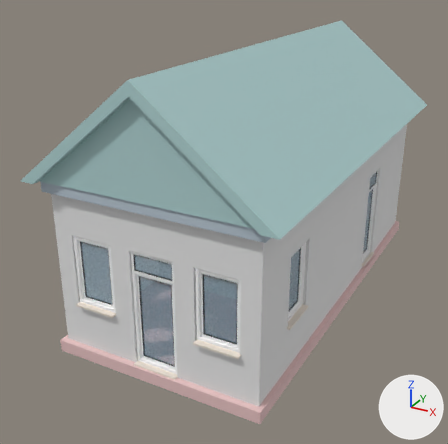
Renders of the COLLADA model ghetto-house.dae from each side of a commit.
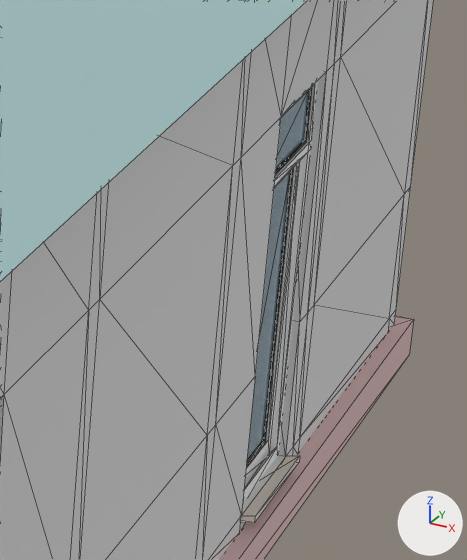
Old and new are each drawn whole from a camera (50 mm lens) standing at (5.54, -11.73, 7.16) and looking at (-0.5, -0.73, 1.67) and again close up on the part from 69% to 92% of the width and 34% to 62% of the height. The lights are fixed; the arrows at lower right show +X, +Y and +Z. The close-ups show mesh edges as thin lines. Where no turn or scale is listed for an object, it has been applied to the vertices.

In view in the first close-up: 'door2', 'house-base-col', 'house-roof-col', 'house-walls-col'.
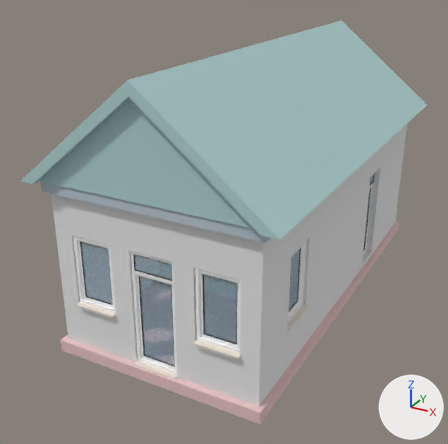
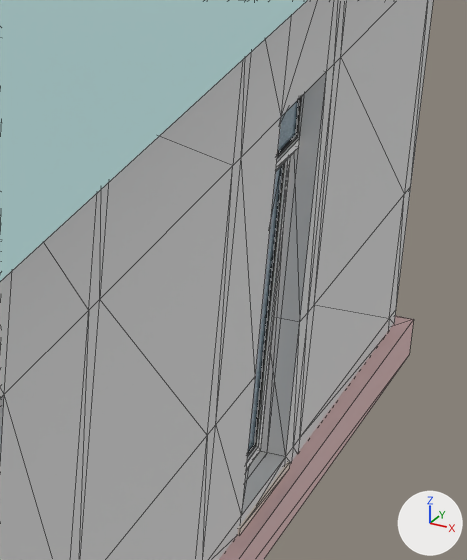
Diff of the bpy script that builds the scene:
```diff
--- a/ghetto-house.dae.py
+++ b/ghetto-house.dae.py
@@ me_window_009 @@
 # used by ob_door2; location = (2.021, 1.709, 0.22)
-me_window_009.from_pydata(...)  # 104 vertices, 168 faces; spans x -0.14..0.14, y -0.37..0.43, z 0.0..2.27
+me_window_009.from_pydata(...)  # 40 vertices, 60 faces; spans x -0.07..-0.01, y -0.38..0.4, z 0.08..1.85
+# me_window_009 part 1: the loose piece of 32 vertices spanning x -0.03..0.03, y -0.37..0.43, z 0.04..2.27 is rebuilt with 16 vertices and now spans x -0.07..-0.01, y -0.38..0.4, z 0.08..1.85
+# me_window_009 part 2: the loose piece of 16 vertices spanning x -0.07..-0.01, y -0.32..0.38, z 0.09..1.85 is rebuilt with 16 vertices and now spans x -0.05..-0.03, y -0.33..0.35, z 0.13..1.8, in mat_plastic (black #000000)
+# me_window_009 part 3: the loose piece of 16 vertices spanning x -0.05..-0.03, y -0.27..0.33, z 0.14..1.8 is rebuilt with 4 vertices and now spans x -0.05..-0.04, y -0.31..0.33, z 0.15..1.78, in mat_glass_alpha (blue #bce7ff)
+# me_window_009 part 4: the loose piece of 4 vertices spanning x -0.05..-0.04, y -0.25..0.31, z 0.16..1.78 is rebuilt with 4 vertices and now spans x -0.04..-0.03, y -0.31..0.33, z 0.15..1.78
+# me_window_009 part 5: the loose piece of 16 vertices spanning x -0.01..0.01, y -0.32..0.38, z 1.9..2.22 is deleted
+# me_window_009 part 6: the loose piece of 8 vertices spanning x -0.14..0.14, y -0.37..0.43, z 0.0..0.1 is deleted
+# me_window_009 part 7: the loose piece of 4 vertices spanning x 0.0..0.01, y -0.3..0.36, z 1.92..2.2 is deleted
+# me_window_009 part 8: the loose piece of 4 vertices spanning x -0.04..-0.03, y -0.25..0.31, z 0.16..1.78 is deleted
 me_window_009.materials.append(mat_pvc)
@@ me_window_009 @@
 me_window_009.materials.append(mat_glass_alpha)
-me_window_009.materials.append(mat_marble)  # white #f3e7da
@@ me_window_017 @@
+me_window_017.from_pydata(...)  # 64 vertices, 108 faces; spans x -0.14..0.14, y -0.43..0.45, z -0.01..2.27
+# faces by material slot: [68, 24, 4, 12]
+me_window_017.materials.append(mat_pvc)  # white #ffffff
+me_window_017.materials.append(mat_plastic)  # black #000000
+me_window_017.materials.append(mat_glass_alpha)  # blue #bce7ff
+me_window_017.materials.append(mat_marble)  # white #f3e7da
@@ ob_door2 @@
 ob_door2 = bpy.data.objects.new('door2', me_window_009)
-ob_door2.location = (2.021, 1.709, 0.22)
+ob_door2.location = (1.96, 1.731, 0.22)
@@ ob_door2_frame_col @@
+ob_door2_frame_col = bpy.data.objects.new('door2-frame-col', me_window_017)
+ob_door2_frame_col.location = (1.96, 1.731, 0.22)
```

Where the change shows, as pixel boxes (x1, y1, x2, y2) in the close-ups (467 x 560 px):
'door2', reshaped, moved: before (241, 80, 318, 523); after (246, 157, 290, 469)
'door2-frame-col', added: after (238, 97, 301, 535)
    faces in mat_glass_alpha (blue #bce7ff): (278, 99, 299, 153)
    faces in mat_marble (white #f3e7da): (238, 462, 290, 535)
    faces in mat_pvc (white #ffffff): (276, 138, 300, 171)
    faces in mat_plastic (black #000000): (277, 97, 301, 158)
part 1 of me_window_009, rebuilt: before (243, 80, 318, 501); after (246, 157, 290, 469)
part 2 of me_window_009, rebuilt: before (245, 162, 299, 485); after (247, 163, 284, 457)
part 3 of me_window_009, rebuilt (not visible afterwards): before (246, 169, 293, 467)
part 4 of me_window_009, rebuilt (not visible before): after (248, 166, 282, 451)
part 5 of me_window_009, deleted: before (276, 87, 312, 174)
part 6 of me_window_009, deleted: before (241, 456, 300, 523)
part 7 of me_window_009, deleted: before (276, 89, 310, 169)
part 8 of me_window_009, deleted: before (247, 171, 291, 460)
